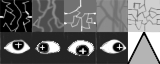
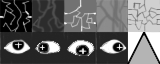
Before/after of a 160px x 64px layered artwork. What changed in the layer stack:
added layer "Calque 1" (43%) above "Ligne 2" over [30, 0, 65, 33]
